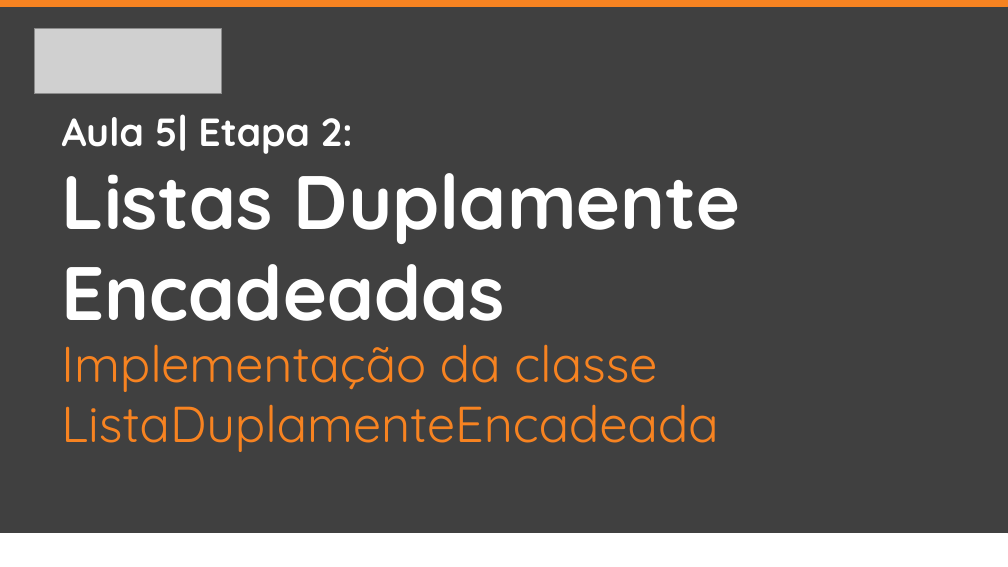
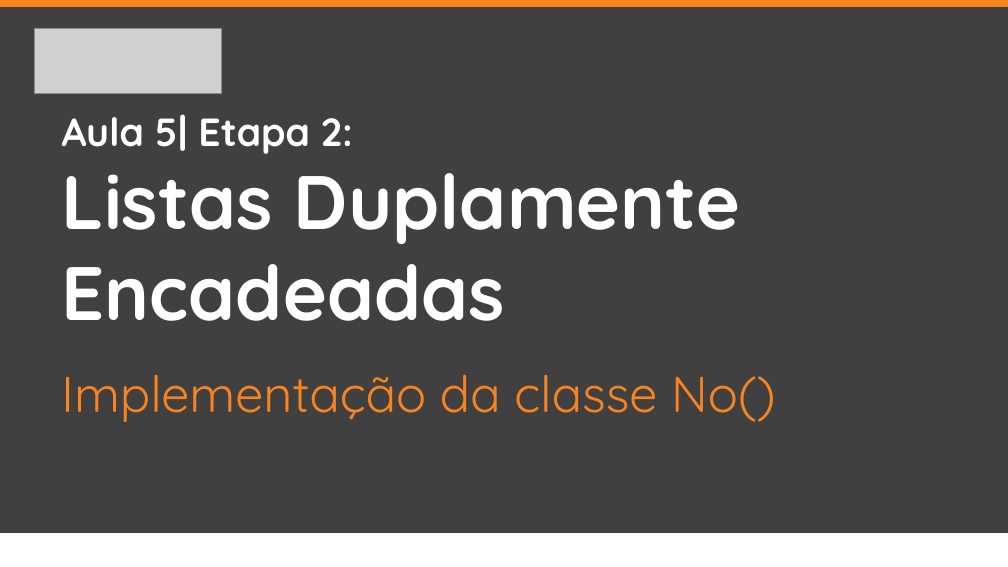
Before and after one commit to jrdutra/estruturaDeDadosJavaDio, a slide deck: slide 2 of apresentacoes/Aula5/Etapa2/Etapa2.pptx. Drawn at 1008x567 pixels with LibreOffice and Linux fonts; fonts in the diff are those of the drawing; grey boxes stand for pictures. Boxes give left, top, right and bottom in pixels: in the first picture for what was removed or moved away, otherwise in the second. Text is boxed around its words. In the diff, an @@ line names an element or a change of style, - is before the commit and + after.

Commit message:
Separação da implementação das classes No

```diff
--- a/apresentacoes/Aula5/Etapa2/Etapa2.pptx
+++ b/apresentacoes/Aula5/Etapa2/Etapa2.pptx
@@ text at [61,374,775,422]: text changed @@
-Implementação da classe ListaDuplamenteEncadeada
+Implementação da classe No()
```
Also in this commit, not shown: 1 other slide changed, 19 other files.
